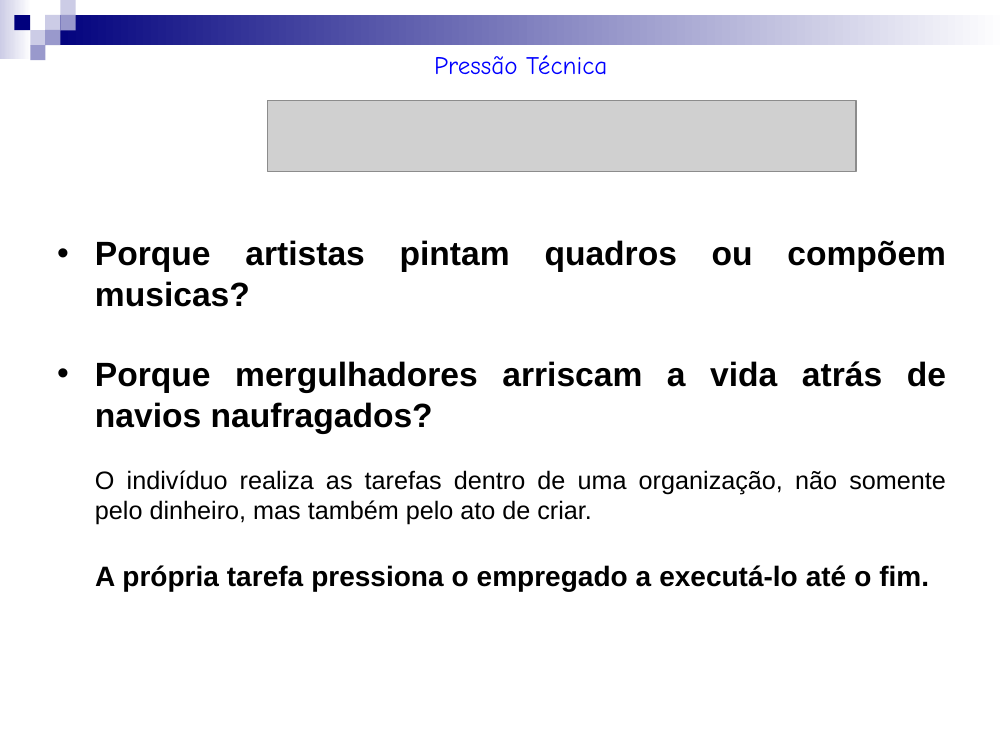
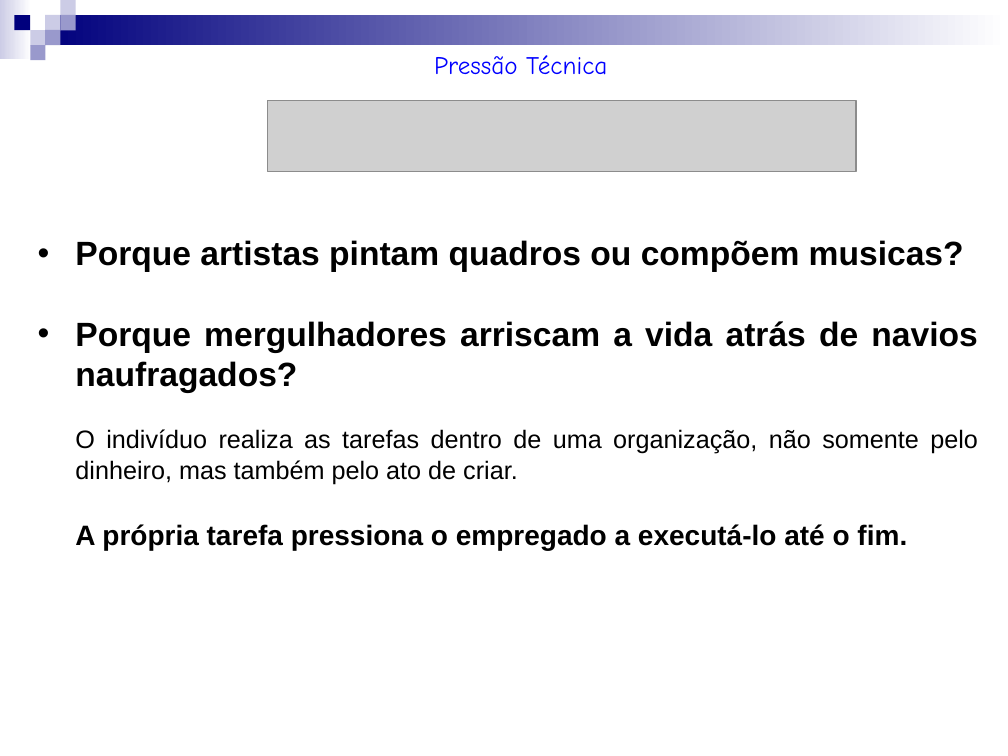
Before and after one commit to jharbes/SOCIOLOGIA-APLICADA, a slide deck: slide 10 of Aula 3.ppt. Drawn at 1008x756 pixels with LibreOffice and Linux fonts; fonts in the diff are those of the drawing; grey boxes stand for pictures. Boxes give left, top, right and bottom in pixels: in the first picture for what was removed or moved away, otherwise in the second. Text is boxed around its words. In the diff, an @@ line names an element or a change of style, - is before the commit and + after.

```diff
--- a/Aula 3.ppt
+++ b/Aula 3.ppt
@@ text "Porque artistas pintam quadros ou ..." rewrapped from bbox=[95, 240, 946, 591] to bbox=[75, 240, 978, 551] @@
```
Also in this commit, not shown: 15 other slides changed.
